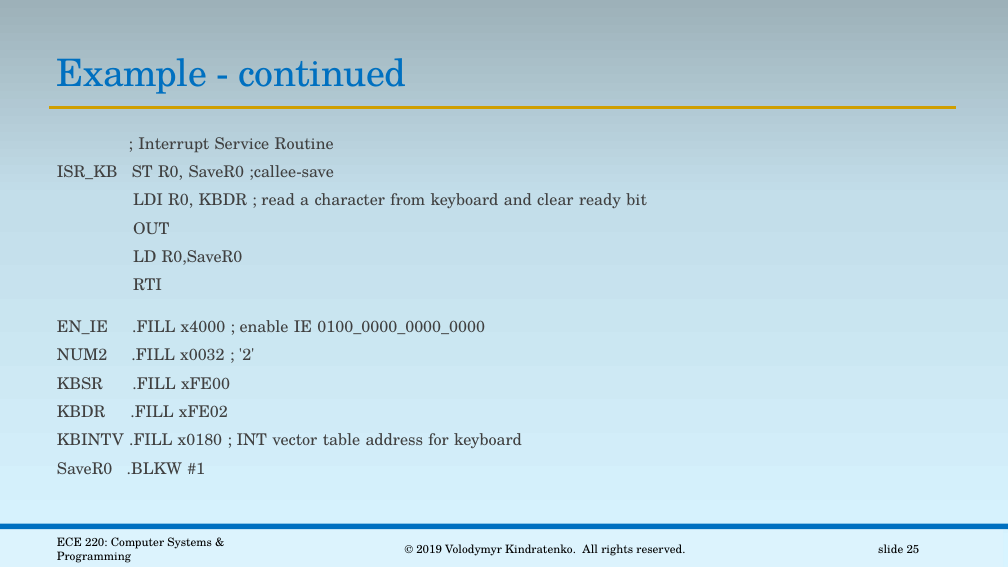
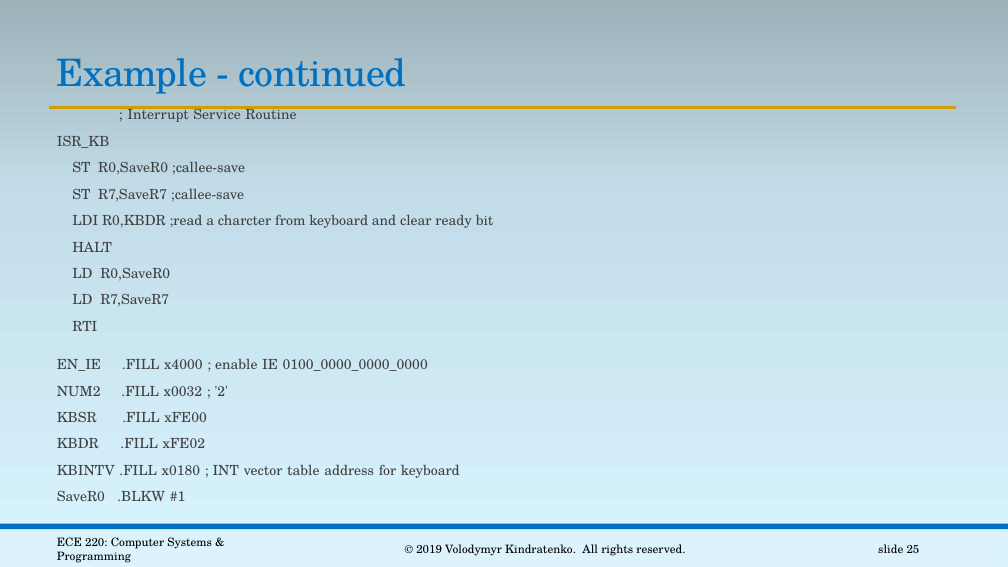
Before and after one commit to ubhowmik/ECE220_Fall2019, a slide deck: slide 25 of Lecture#6/interrupts-and-exceptions.pptx. Drawn at 1008x567 pixels with LibreOffice and Linux fonts; fonts in the diff are those of the drawing. Boxes give left, top, right and bottom in pixels: in the first picture for what was removed or moved away, otherwise in the second. Text is boxed around its words. In the diff, an @@ line names an element or a change of style, - is before the commit and + after.

```diff
--- a/Lecture#6/interrupts-and-exceptions.pptx
+++ b/Lecture#6/interrupts-and-exceptions.pptx
@@ text "; Interrupt Service Routine" moved from (x1=57, y1=137, x2=646, y2=474) to (x1=57, y1=106, x2=494, y2=501) @@
@@ text at (x1=57, y1=106, x2=460, y2=501): size 15.4 to 13.3 pt in "; Interrupt Service Routine", "LD R0,SaveR0", "RTI", "EN_IE .FILL x4000 ; enable IE 0100_0000_0000_0000" and 5 more places @@
@@ text at (x1=57, y1=136, x2=494, y2=252): text changed; size 15.4 to 13.3 pt @@
-  ISR_KB ST R0, SaveR0 ;callee-save
-  LDI R0, KBDR ; read a character from keyboard and clear ready bit
-  OUT
+  ISR_KB
+  ST R0,SaveR0 ;callee-save
+  ST R7,SaveR7 ;callee-save
+  LDI R0,KBDR ;read a charcter from keyboard and clear ready bit
+  HALT
@@ text at (x1=72, y1=294, x2=169, y2=307): paragraph added @@
+  LD R7,SaveR7
```
Also in this commit, not shown: 1 other slide changed, 1 other file.
